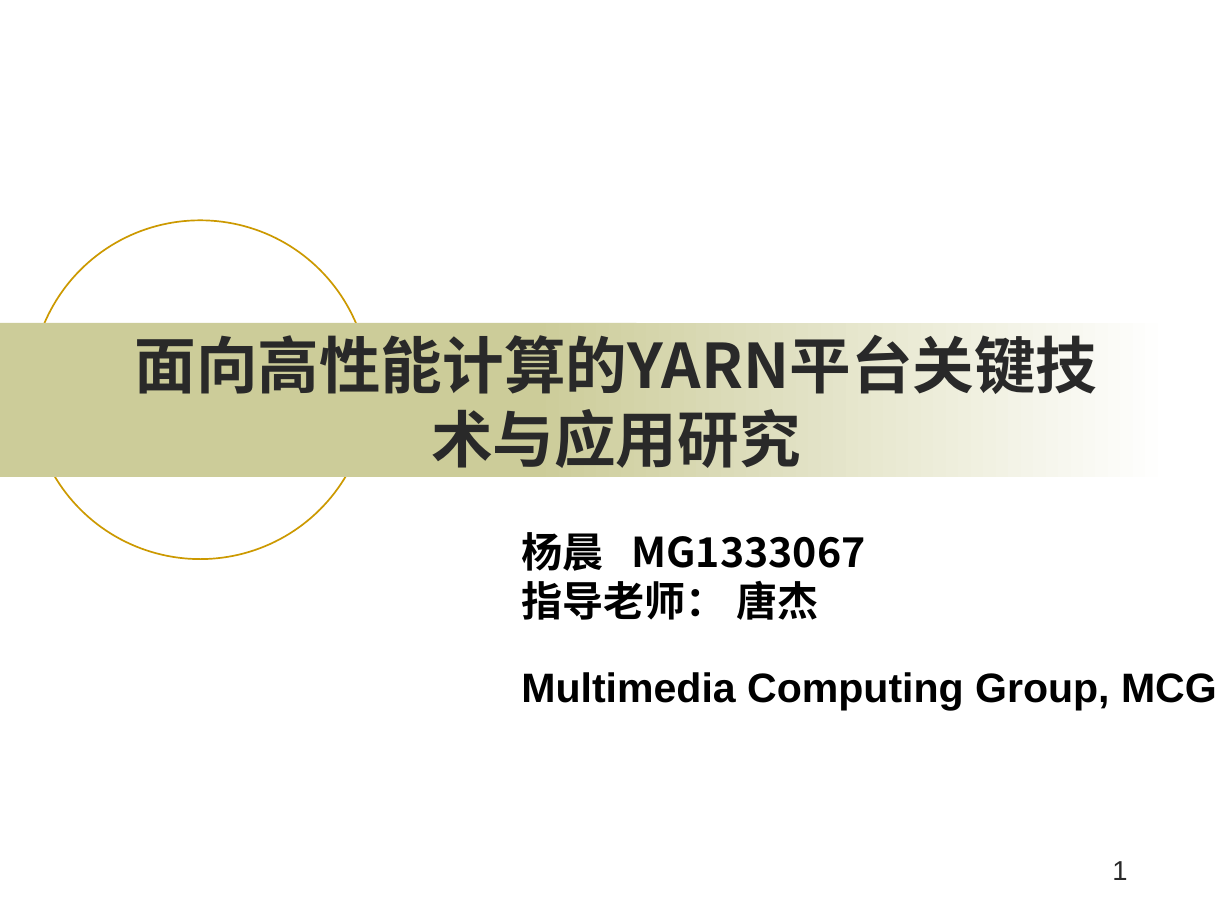
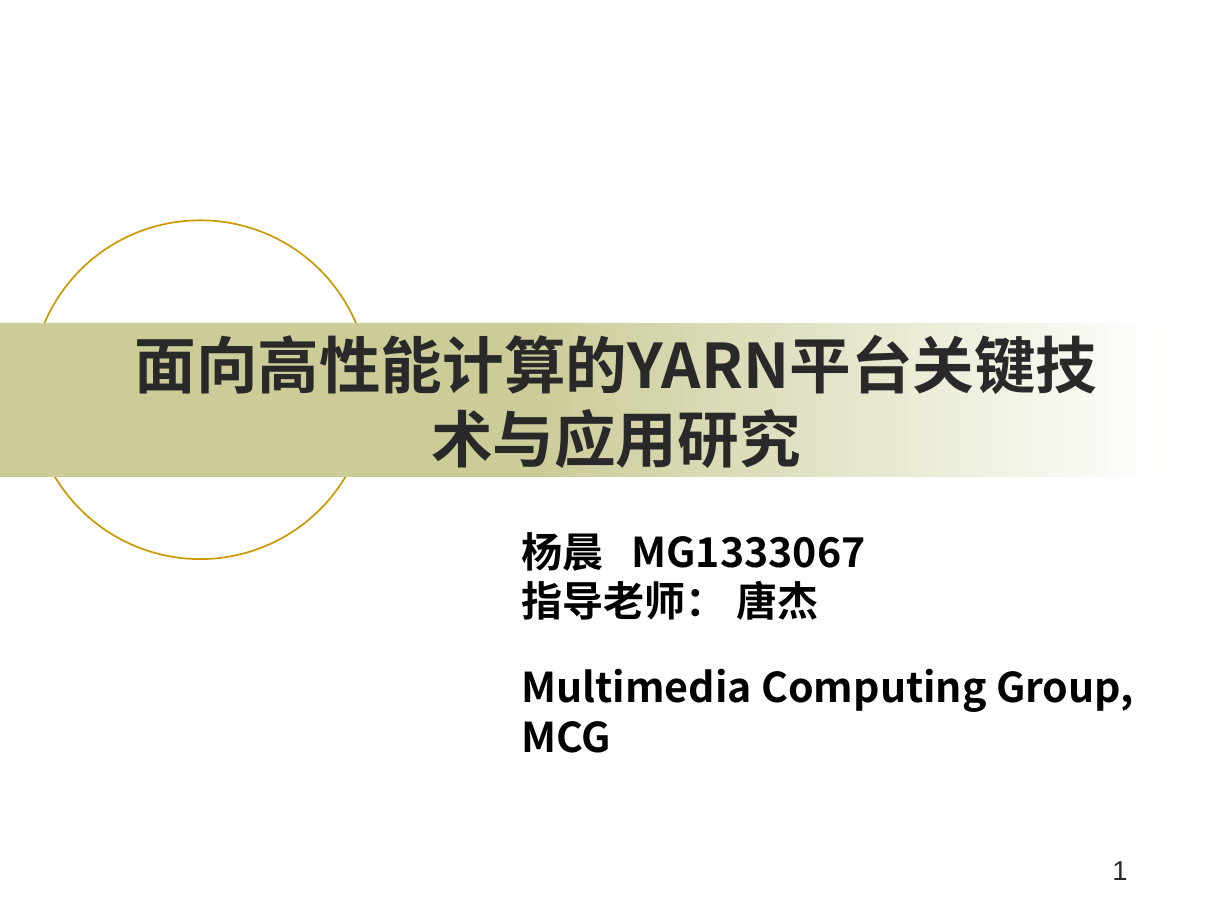
Before and after one commit to ericsonyc/paper, a slide deck: slide 1 of 毕业答辩.pptx. Drawn at 1232x924 pixels with LibreOffice and Linux fonts; fonts in the diff are those of the drawing; background and template pictures are left out. Boxes give left, top, right and bottom in pixels: in the first picture for what was removed or moved away, otherwise in the second. Text is boxed around its words. In the diff, an @@ line names an element or a change of style, - is before the commit and + after.

```diff
--- a/毕业答辩.pptx
+++ b/毕业答辩.pptx
@@ text at [521,668,1134,753]: font Arial to Noto Sans CJK SC in "Multimedia Computing Group, MCG" @@
```
Also in this commit, not shown: 15 other slides changed, 5 slides added, 2 slides removed, 2 other files.
